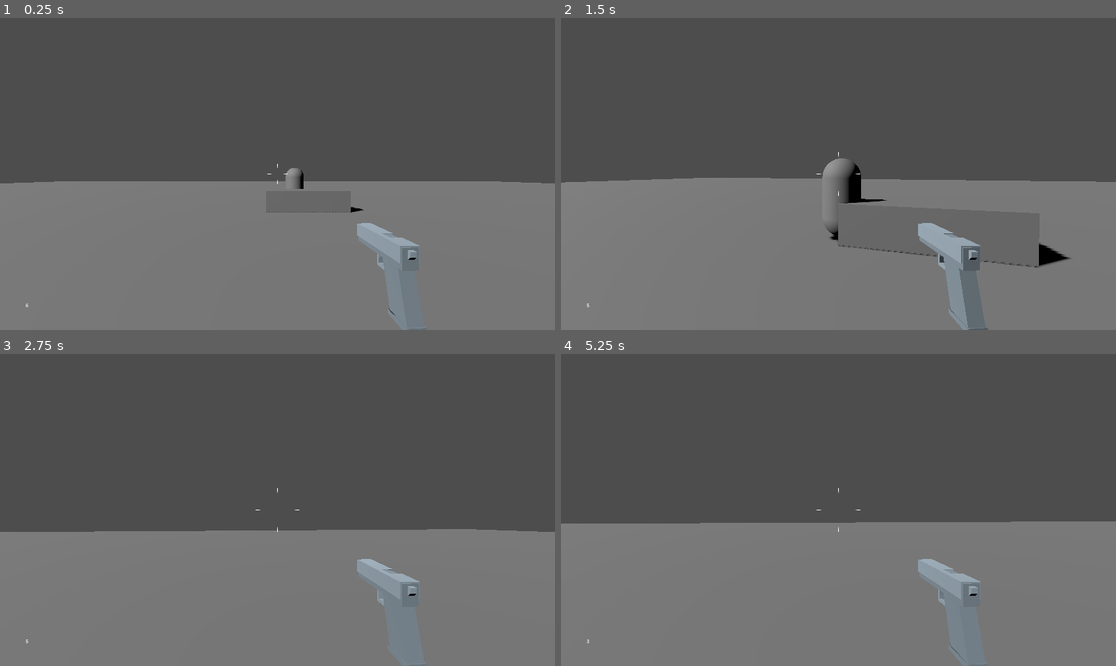
Above: before the commit, frames 1-4 (two rows, left to right).
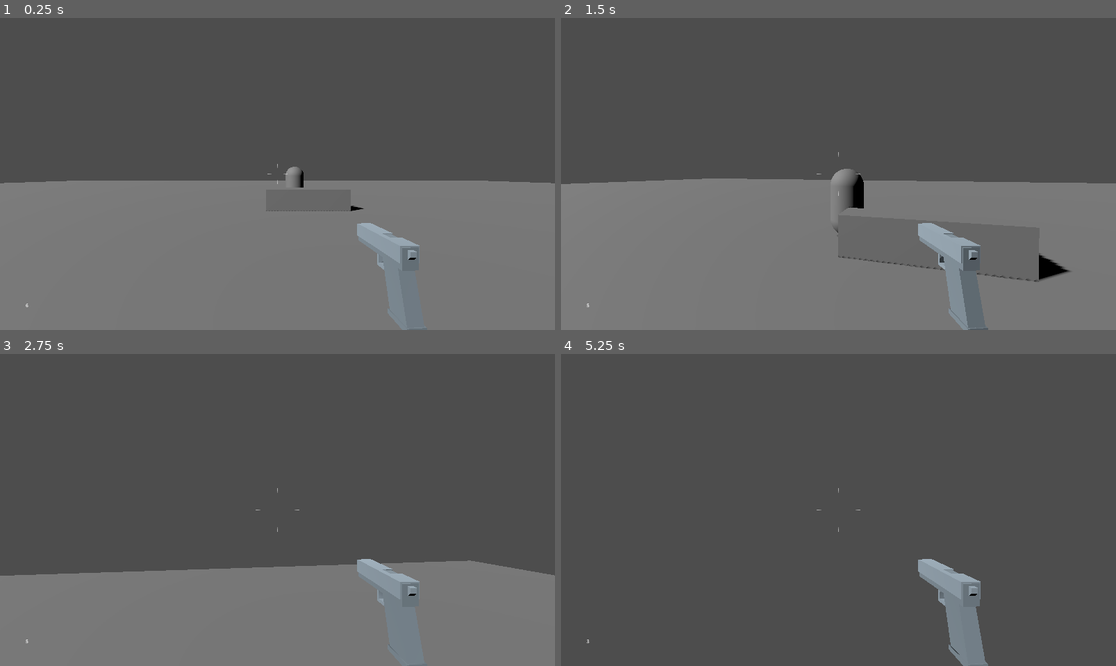
Above: after the commit, the same moments.

Repository: cjratcliff/hellebore
Game: Godot game, scene res://levels/main.tscn
The game is run twice, just before and just after one commit, with the same random seed, the same clock (stepped at 60 frames per second) and the same inputs.
Inputs (mouse positions are in pixels of both pictures, inside the frame that each line leads up to):
- Up to frame 1 (0.25 s): no input
- Up to frame 2 (1.5 s): move the mouse to (866, 174) at 0.52 s; hold Space (jump, bound only after the commit) 0.53-1.28 s; hold W (move_forward) from 0.53 s (still down); move the mouse to (810, 174) at 1.27 s; click (810, 174) at 1.35 s
- Up to frame 3 (2.75 s): keep holding W (move_forward); tap Space (jump, bound only after the commit) at 1.52, 1.55, 1.82 s; move the mouse to (288, 503) at 2.02 s; hold Space (jump, bound only after the commit) from 2.03 s (still down)
- Up to frame 4 (5.25 s): keep holding W (move_forward); move the mouse to (832, 516) at 2.77 s; release Space (jump, bound only after the commit) at 2.78 s; click (832, 516) at 2.85 s; tap Space (jump, bound only after the commit) at 3.02, 3.05, 3.32, 4.52, 4.55, 4.82 s; move the mouse to (877, 513) at 3.52 s; hold Space (jump, bound only after the commit) 3.53-4.28 s; move the mouse to (794, 506) at 4.27 s; click (794, 506) at 4.35 s; move the mouse to (844, 510) at 5.02 s; hold Space (jump, bound only after the commit) from 5.03 s (still down)

The runs differ from the first frame. In frame 1, 0.3% of the frame differs, in the area x 0-100%, y 46-96%; in frame 2, 1.6%; in frame 3, 12%; in frame 4, 44%, in the area x 0-100%, y 42-100%.

Commit message:
jump

Diff:
--- a/hellebore/actors/player/player.gd
+++ b/hellebore/actors/player/player.gd
@@ -3,6 +3,7 @@
 var speed = 5
 var max_ammo = 6
 var ammo = max_ammo
+var gravity = 10
 
 var look_sensitivity = 0.003
 
@@ -30,7 +31,12 @@
 	else:
 		crosshair.set_max_size()
 
-	velocity = dir.normalized() * speed
+	velocity.x = dir.normalized().x * speed
+	velocity.z = dir.normalized().z * speed
+
+	if not is_on_floor():
+		velocity.y -= gravity * delta
+
 	move_and_slide()
 
 func _unhandled_input(event: InputEvent) -> void:
@@ -40,6 +46,9 @@
 		camera.rotate_x(-event.relative.y * look_sensitivity) # tilt
 
 func _input(event: InputEvent) -> void:
+	if event.is_action_pressed("jump"):
+		jump()
+
 	if event.is_action_pressed("fire"):
 		fire()
 
@@ -74,3 +83,6 @@
 	ammo = amount
 	var hud = get_tree().get_first_node_in_group("hud")
 	hud.set_ammo(ammo)
+
+func jump():
+	velocity.y += 5
--- a/hellebore/actors/player/player.tscn
+++ b/hellebore/actors/player/player.tscn
@@ -2,6 +2,8 @@
 
 [ext_resource type="Script" uid="uid://cdbfsy1mesqy1" path="res://actors/player/player.gd" id="1_nvxhs"]
 [ext_resource type="PackedScene" uid="uid://43j1qh66agi5" path="res://actors/player/pistol.fbx" id="2_ilk7j"]
+
+[sub_resource type="CapsuleShape3D" id="CapsuleShape3D_rybk0"]
 
 [node name="Player" type="CharacterBody3D" unique_id=1873314653 groups=["player"]]
 script = ExtResource("1_nvxhs")
@@ -11,3 +13,7 @@
 
 [node name="pistol" parent="Camera3D" unique_id=1680183230 instance=ExtResource("2_ilk7j")]
 transform = Transform3D(0.99784935, 0, 0.0655489, 0, 1, 0, -0.0655489, 0, 0.99784935, 0.3675239, -0.43338168, -0.6970133)
+
+[node name="CollisionShape3D" type="CollisionShape3D" parent="." unique_id=704709170]
+transform = Transform3D(1, 0, 0, 0, 1, 0, 0, 0, 1, 0, 1.0627842, 0)
+shape = SubResource("CapsuleShape3D_rybk0")
--- a/hellebore/levels/main.tscn
+++ b/hellebore/levels/main.tscn
@@ -10,17 +10,24 @@
 geometry_source_geometry_mode = 2
 geometry_source_group_name = &"nav_mesh_source"
 
+[sub_resource type="PlaneMesh" id="PlaneMesh_rybk0"]
+size = Vector2(100, 100)
+
+[sub_resource type="BoxShape3D" id="BoxShape3D_4vq4b"]
+size = Vector3(100, 1, 100)
+
 [sub_resource type="BoxMesh" id="BoxMesh_rybk0"]
 size = Vector3(3.7420654, 1, 1)
 
-[sub_resource type="PlaneMesh" id="PlaneMesh_rybk0"]
-size = Vector2(100, 100)
+[sub_resource type="BoxShape3D" id="BoxShape3D_rybk0"]
+size = Vector3(3.74115, 1, 1)
 
 [node name="Node3D" type="Node3D" unique_id=2018712568]
 
 [node name="Hud" parent="." unique_id=1331191350 instance=ExtResource("1_l8qe7")]
 
 [node name="NavigationRegion3D" type="NavigationRegion3D" parent="." unique_id=570409846]
+visible = false
 navigation_mesh = SubResource("NavigationMesh_rybk0")
 
 [node name="Player" parent="." unique_id=1873314653 instance=ExtResource("1_2262g")]
@@ -29,12 +36,24 @@
 transform = Transform3D(0.5895103, 0.5071961, -0.62867296, 0, 0.7782909, 0.6279039, 0.80776083, -0.37015578, 0.4588105, 0, 4.83245, 0)
 shadow_enabled = true
 
-[node name="Cube" type="MeshInstance3D" parent="." unique_id=51833535 groups=["nav_mesh_source"]]
+[node name="Mob" parent="." unique_id=1102018426 instance=ExtResource("2_wdj6m")]
+transform = Transform3D(1, 0, 0, 0, 1, 0, 0, 0, 1, 1.3659232, 0, -11.309397)
+
+[node name="Floor" type="StaticBody3D" parent="." unique_id=987102695]
+
+[node name="Mesh" type="MeshInstance3D" parent="Floor" unique_id=465893429 groups=["nav_mesh_source"]]
+mesh = SubResource("PlaneMesh_rybk0")
+
+[node name="CollisionShape3D" type="CollisionShape3D" parent="Floor" unique_id=1187750576]
+transform = Transform3D(1, 0, 0, 0, 1, 0, 0, 0, 1, 0, -0.5, 0)
+shape = SubResource("BoxShape3D_4vq4b")
+
+[node name="Cube" type="StaticBody3D" parent="." unique_id=1015292848]
+
+[node name="Mesh" type="MeshInstance3D" parent="Cube" unique_id=51833535 groups=["nav_mesh_source"]]
 transform = Transform3D(1, 0, 0, 0, 1, 0, 0, 0, 1, 1.3710327, 0.4681635, -9.492838)
 mesh = SubResource("BoxMesh_rybk0")
 
-[node name="Floor" type="MeshInstance3D" parent="." unique_id=465893429 groups=["nav_mesh_source"]]
-mesh = SubResource("PlaneMesh_rybk0")
-
-[node name="Mob" parent="." unique_id=1102018426 instance=ExtResource("2_wdj6m")]
-transform = Transform3D(1, 0, 0, 0, 1, 0, 0, 0, 1, 1.3659232, 0, -11.309397)
+[node name="CollisionShape3D" type="CollisionShape3D" parent="Cube" unique_id=189906820]
+transform = Transform3D(1, 0, 0, 0, 1, 0, 0, 0, 1, 1.3645935, 0.4681635, -9.492838)
+shape = SubResource("BoxShape3D_rybk0")
--- a/hellebore/project.godot
+++ b/hellebore/project.godot
@@ -74,6 +74,11 @@
 "events": [Object(InputEventKey,"resource_local_to_scene":false,"resource_name":"","device":-1,"window_id":0,"alt_press …(191 unchanged characters)…
 ]
 }
+jump={
+"deadzone": 0.2,
+"events": [Object(InputEventKey,"resource_local_to_scene":false,"resource_name":"","device":-1,"window_id":0,"alt_pressed":false,"shift_pressed":false,"ctrl_pressed":false,"meta_pressed":false,"pressed":false,"keycode":0,"physical_keycode":32,"key_label":0,"unicode":32,"location":0,"echo":false,"script":null)
+]
+}
 
 [physics]
 
--- a/hellebore/ui/hud/crosshair/crosshair.tscn
+++ b/hellebore/ui/hud/crosshair/crosshair.tscn
@@ -4,6 +4,7 @@
 [ext_resource type="Script" uid="uid://djfgal0ehadmy" path="res://ui/hud/crosshair/crosshair.gd" id="1_k37yb"]
 
 [node name="Crosshair" type="Control" unique_id=1453729034 groups=["crosshair"]]
+modulate = Color(1, 1, 1, 0.50980395)
 layout_mode = 3
 anchors_preset = 15
 anchor_right = 1.0
